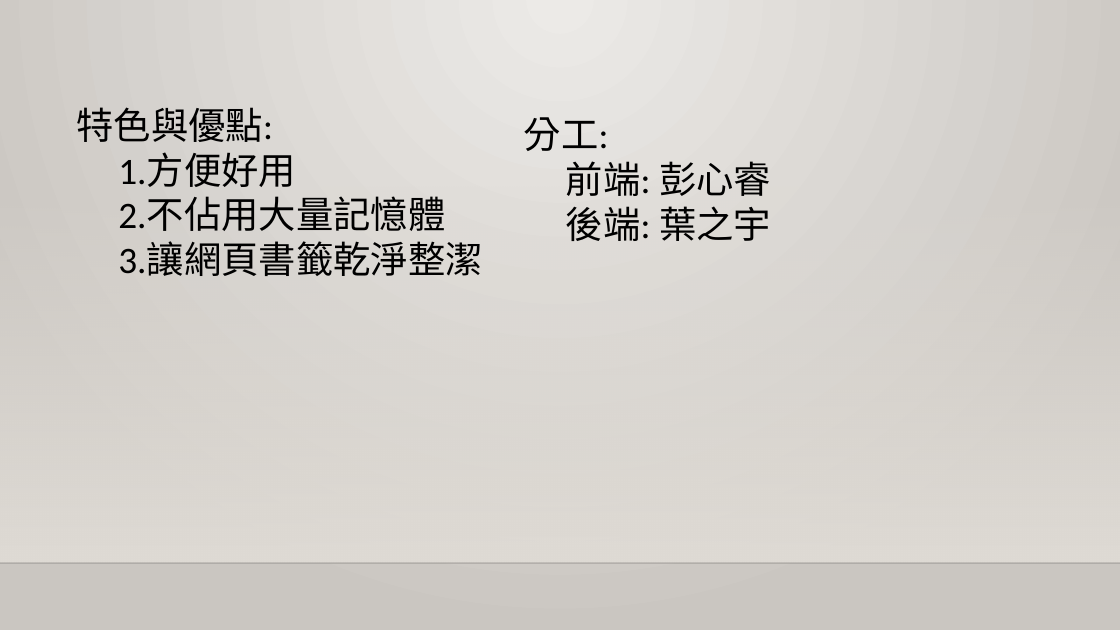
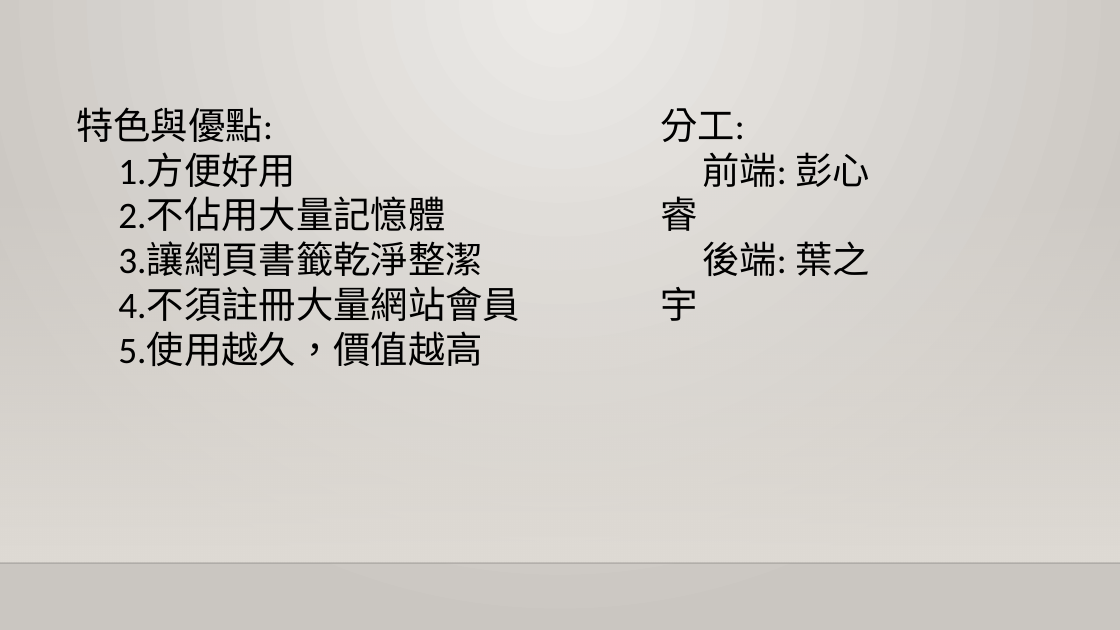
Before and after one commit to YukiHime-TW/nhentai, a slide deck: slide 6 of 漫畫筆記本-00757028+00757018.pptx. Drawn at 1120x630 pixels with LibreOffice and Linux fonts; fonts in the diff are those of the drawing; background and template pictures are left out. Boxes give left, top, right and bottom in pixels: in the first picture for what was removed or moved away, otherwise in the second. Text is boxed around its words. In the diff, an @@ line names an element or a change of style, - is before the commit and + after.

```diff
--- a/漫畫筆記本-00757028+00757018.pptx
+++ b/漫畫筆記本-00757028+00757018.pptx
@@ text "分工:" rewrapped from <box>524,117,771,241</box> to <box>660,108,870,321</box> @@
@@ text at <box>118,287,520,366</box>: paragraphs added @@
+4.不須註冊大量網站會員
+5.使用越久，價值越高
```
Also in this commit, not shown: 1 other slide changed.
